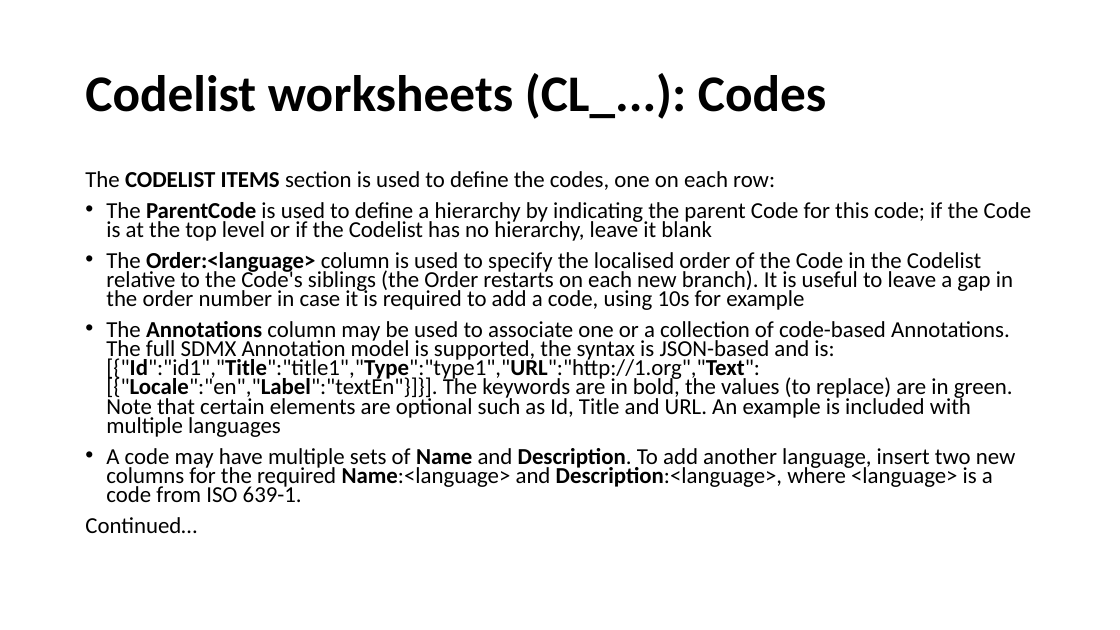
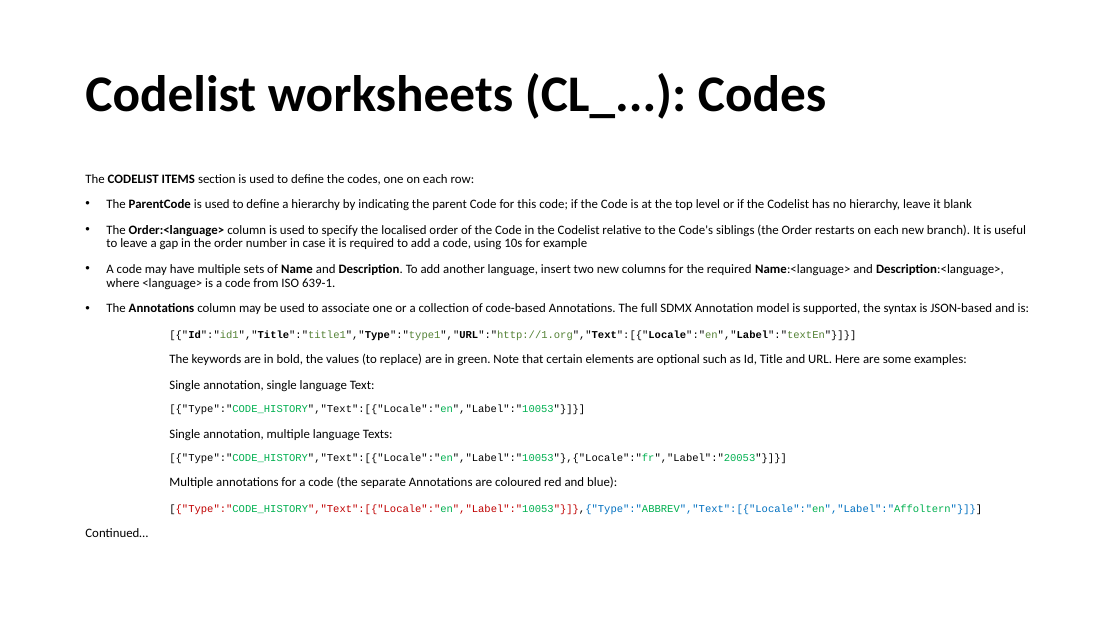
Before and after one commit to OECDSTD/sdmx-matrix-generator, a slide deck: slide 19 of SDMX Matrix Generator User Guide.pptx. Drawn at 1120x630 pixels with LibreOffice and Linux fonts; fonts in the diff are those of the drawing. Boxes give left, top, right and bottom in pixels: in the first picture for what was removed or moved away, otherwise in the second. Text is boxed around its words. In the diff, an @@ line names an element or a change of style, - is before the commit and + after.

```diff
--- a/SDMX Matrix Generator User Guide.pptx
+++ b/SDMX Matrix Generator User Guide.pptx
@@ text at [85,174,1026,537]: size 19.6 to 11 pt in "The CODELIST ITEMS section is used to ...", "The ParentCode is used to define a ...", "The Order:<language> column is used to specify ...", "A code may have multiple sets of ..." and 1 more places; line spacing 0.7 to 0.9 @@
@@ text at [106,321,1013,437]: paragraph removed @@
-• The Annotations column may be used to associate one or a collection of code-based Annotations. The full SDMX Annotation model is supported, the syntax is JSON-based and is: [{"Id":"id1","Title":"title1","Type":"type1","URL":"http://1.org","Text":[{"Locale":"en","Label":"textEn"}]}]. The keywords are in bold, the values (to replace) are in green. Note that certain elements are optional such as Id, Title and URL. An example is included with multiple languages
@@ text at [106,303,1029,515]: paragraphs added @@
+• The Annotations column may be used to associate one or a collection of code-based Annotations. The full SDMX Annotation model is supported, the syntax is JSON-based and is:
+[{"Id":"id1","Title":"title1","Type":"type1","URL":"http://1.org","Text":[{"Locale":"en","Label":"textEn"}]}]
+The keywords are in bold, the values (to replace) are in green. Note that certain elements are optional such as Id, Title and URL. Here are some examples:
+Single annotation, single language Text:
+[{"Type":"CODE_HISTORY","Text":[{"Locale":"en","Label":"10053"}]}]
+Single annotation, multiple language Texts:
+[{"Type":"CODE_HISTORY","Text":[{"Locale":"en","Label":"10053"},{"Locale":"fr","Label":"20053"}]}]
+Multiple annotations for a code (the separate Annotations are coloured red and blue):
+[{"Type":"CODE_HISTORY","Text":[{"Locale":"en","Label":"10053"}]},{"Type":"ABBREV","Text":[{"Locale":"en","Label":"Affoltern"}]}]
```
Also in this commit, not shown: 3 other slides changed.
